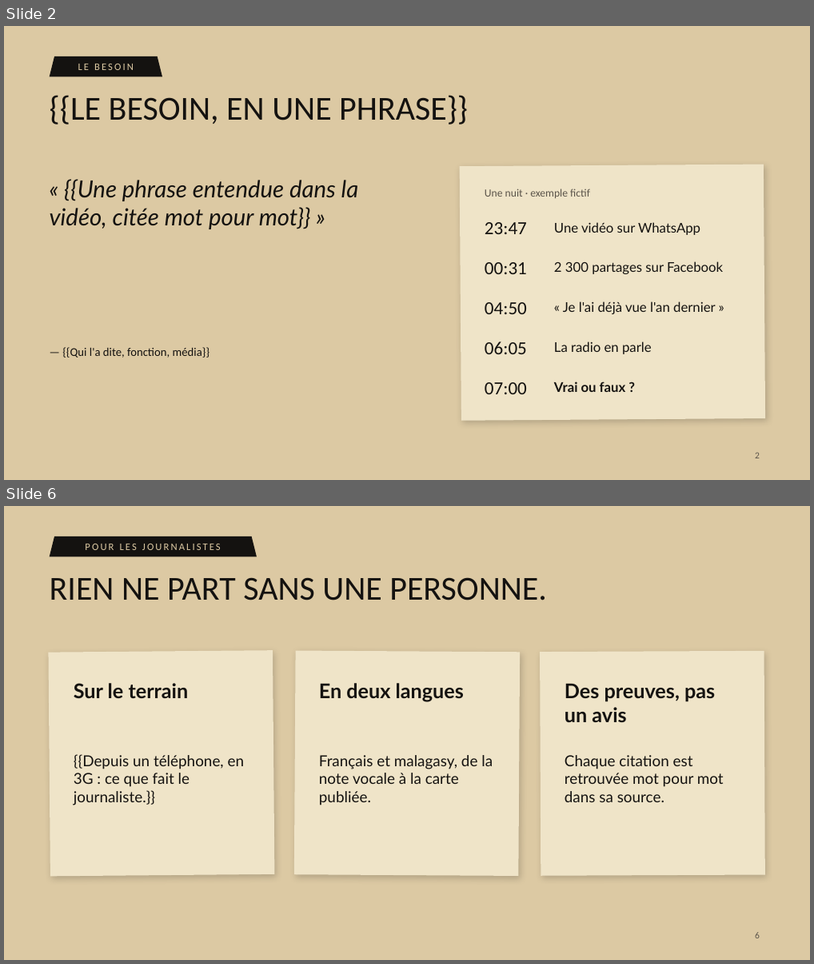
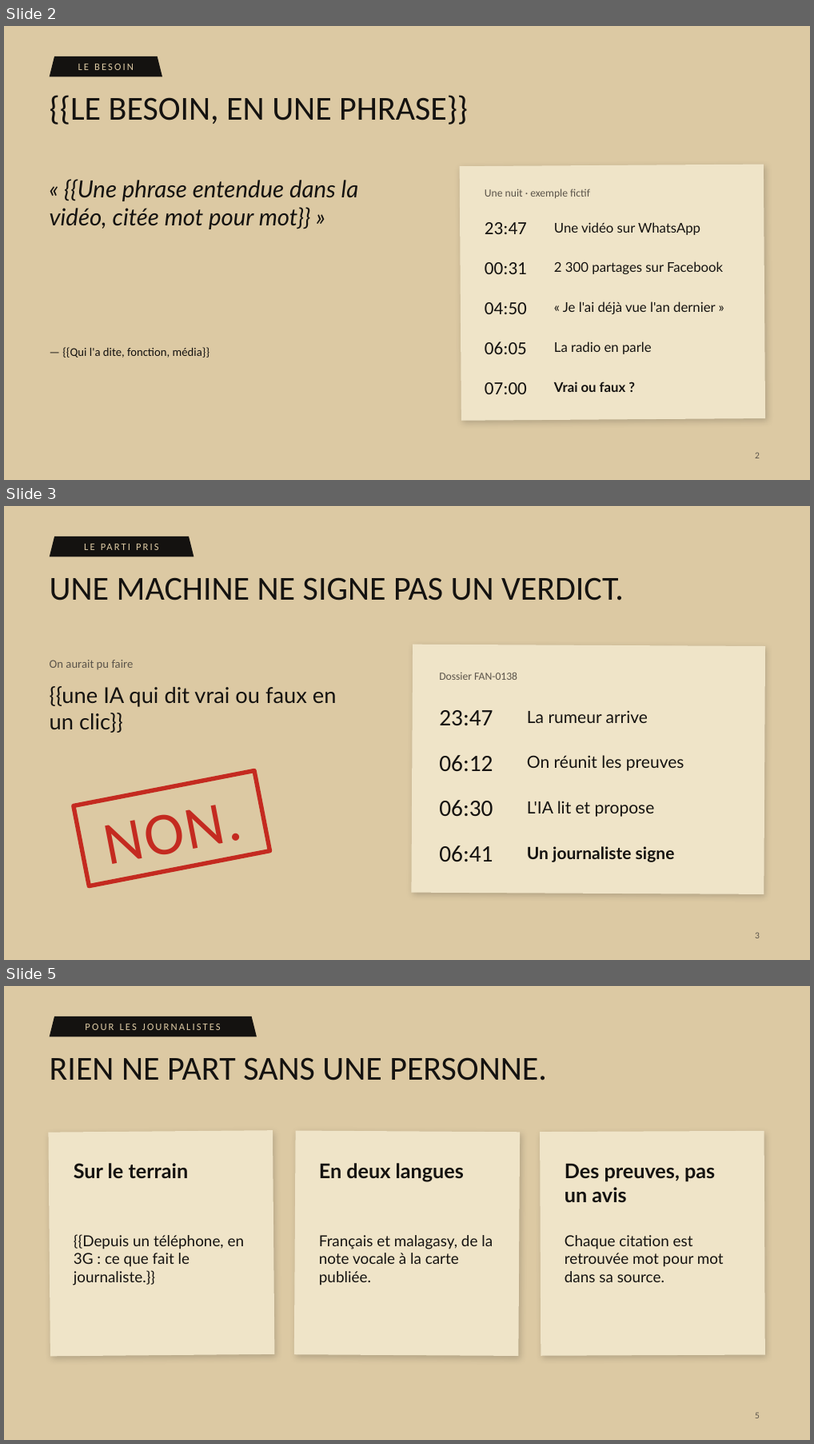
Before and after one commit to 0nlyDevs/checky-platform, a slide deck: docs/pitch/deck/fanilo-pitch.pptx. Shown one above the other, each under a label of ours: slides 2 and 6 before the commit, slides 2, 3 and 5 after it; the slides between them are not shown. The pictures are 814x964 and 814x1444 pixels, drawn with LibreOffice and Linux fonts; fonts in the diff are those of the drawing. Boxes give left, top, right and bottom in pixels: in the first picture for what was removed or moved away, otherwise in the second. Text is boxed around its words. In the diff, an @@ line names an element or a change of style, - is before the commit and + after.

```diff
--- a/docs/pitch/deck/fanilo-pitch.pptx
+++ b/docs/pitch/deck/fanilo-pitch.pptx
@@ slide 3 added at <box>4,506,810,960</box>, background #DCC9A3 @@
@@ trapezoid added at <box>50,536,194,557</box>, fill #141210 @@
@@ text added at <box>50,536,194,557</box>, 12 pt, text #DCC9A3 @@
+LE PARTI PRIS
@@ title added at <box>50,577,624,600</box>, 40 pt, text #141210 @@
+UNE MACHINE NE SIGNE PAS UN VERDICT.
@@ rectangle added at <box>412,644,766,894</box>, fill #EFE4C8 @@
@@ text added at <box>50,660,134,669</box>, 14 pt, text #5B544A @@
+On aurait pu faire
@@ text added at <box>439,672,518,680</box>, 13 pt, text #5B544A @@
+Dossier FAN-0138
@@ text added at <box>50,686,337,732</box>, 26 pt, text #141210 @@
+{{une IA qui dit vrai ou faux en un clic}}
@@ text added at <box>439,710,493,726</box>, 28 pt, text #141210 @@
+23:47
@@ text added at <box>527,710,648,723</box>, 20 pt, text #141210 @@
+La rumeur arrive
@@ text added at <box>439,755,493,772</box>, 28 pt, text #141210 @@
+06:12
@@ text added at <box>527,755,685,771</box>, 20 pt, text #141210 @@
+On réunit les preuves
@@ rectangle added at <box>74,771,270,886</box>, outline #C42A20 5.14 pt, 72 pt, text #C42A20 @@
+NON.
@@ text added at <box>439,800,493,816</box>, 28 pt, text #141210 @@
+06:30
@@ text added at <box>527,800,655,816</box>, 20 pt, text #141210 @@
+L'IA lit et propose
@@ text added at <box>439,845,493,862</box>, 28 pt, text #141210 @@
+06:41
@@ text added at <box>527,846,675,862</box>, 20 pt, text #141210, bold @@
+Un journaliste signe
@@ page number added at <box>755,932,760,938</box>, 11 pt, text #5B544A @@
+3
@@ what was slide 6 is now slide 5 @@
@@ page number at <box>755,1412,760,1418</box>: text changed @@
-6
+5
```
Also in this commit, not shown: 1 slide changed, 2 slides removed, 37 other files.
